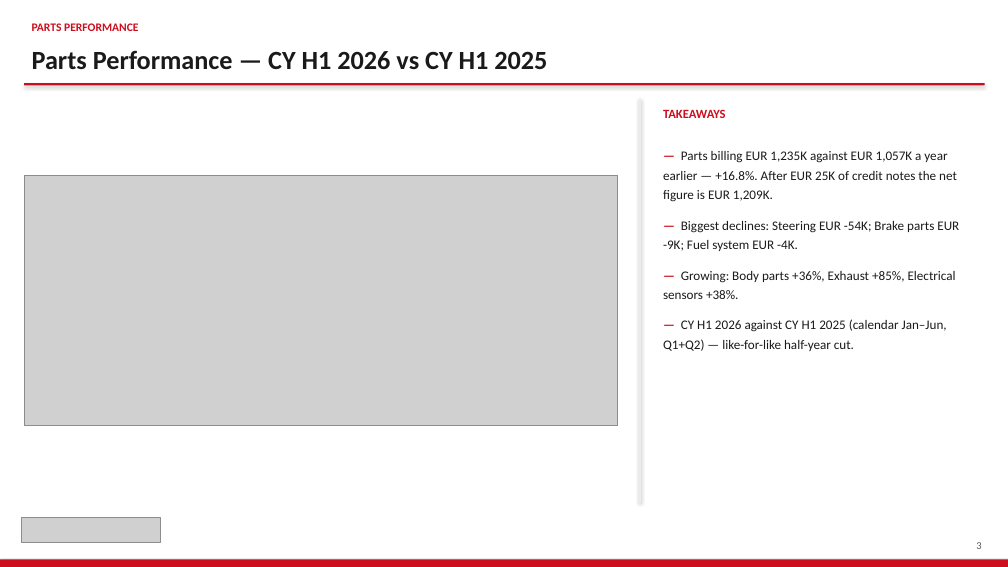
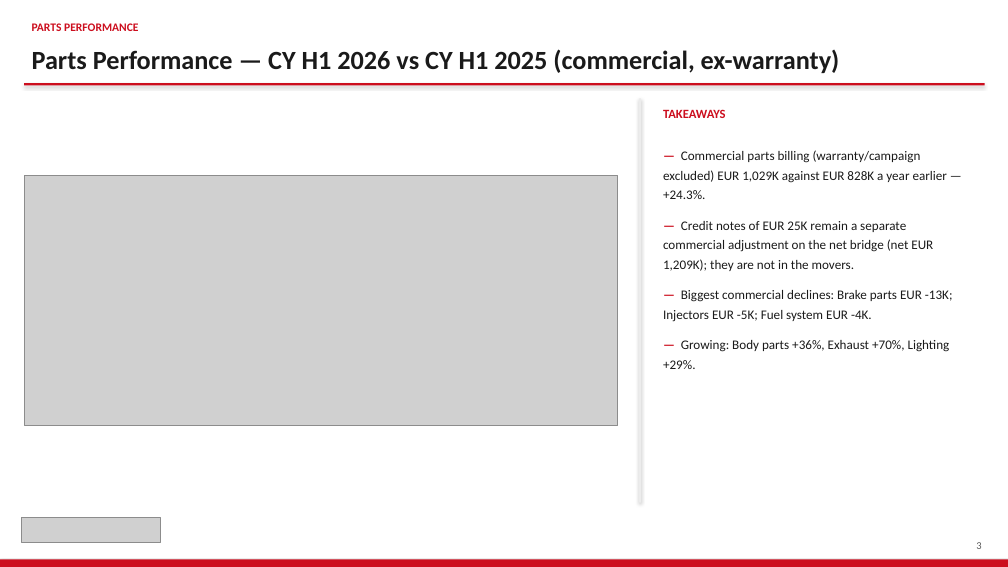
Before and after one commit to jeromio1987/ISZE, a slide deck: slide 3 of 09_meetings/IBX_Sales_Review_2026/ISZE_IBX_Sales_Review_FY2027.pptx. Drawn at 1008x567 pixels with LibreOffice and Linux fonts; fonts in the diff are those of the drawing; grey boxes stand for pictures. Boxes give left, top, right and bottom in pixels: in the first picture for what was removed or moved away, otherwise in the second. Text is boxed around its words. In the diff, an @@ line names an element or a change of style, - is before the commit and + after.

```diff
--- a/09_meetings/IBX_Sales_Review_2026/ISZE_IBX_Sales_Review_FY2027.pptx
+++ b/09_meetings/IBX_Sales_Review_2026/ISZE_IBX_Sales_Review_FY2027.pptx
@@ text at <box>32,49,840,73</box>: text changed @@
-Parts Performance — CY H1 2026 vs CY H1 2025
+Parts Performance — CY H1 2026 vs CY H1 2025 (commercial, ex-warranty)
@@ text at <box>663,150,953,369</box>: text changed @@
-— Parts billing EUR 1,235K against EUR 1,057K a year earlier — +16.8%. After EUR 25K of credit notes the net figure is EUR 1,209K.
-— Biggest declines: Steering EUR -54K; Brake parts EUR -9K; Fuel system EUR -4K.
-— Growing: Body parts +36%, Exhaust +85%, Electrical sensors +38%.
-— CY H1 2026 against CY H1 2025 (calendar Jan–Jun, Q1+Q2) — like-for-like half-year cut.
+— Commercial parts billing (warranty/campaign excluded) EUR 1,029K against EUR 828K a year earlier — +24.3%.
+— Credit notes of EUR 25K remain a separate commercial adjustment on the net bridge (net EUR 1,209K); they are not in the movers.
+— Biggest commercial declines: Brake parts EUR -13K; Injectors EUR -5K; Fuel system EUR -4K.
+— Growing: Body parts +36%, Exhaust +70%, Lighting +29%.
```
Also in this commit, not shown: 11 other slides changed, 9 other files.
